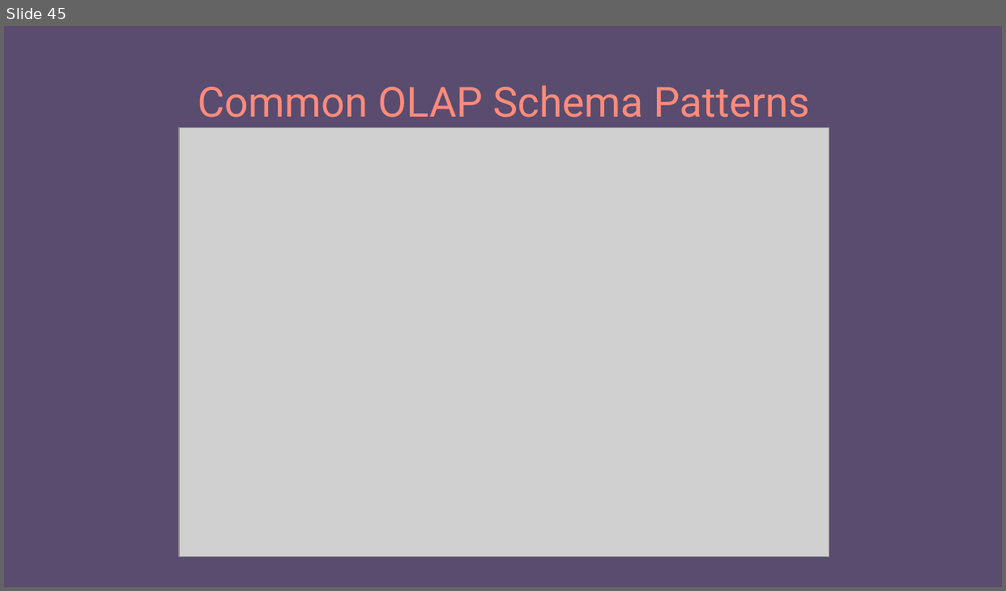
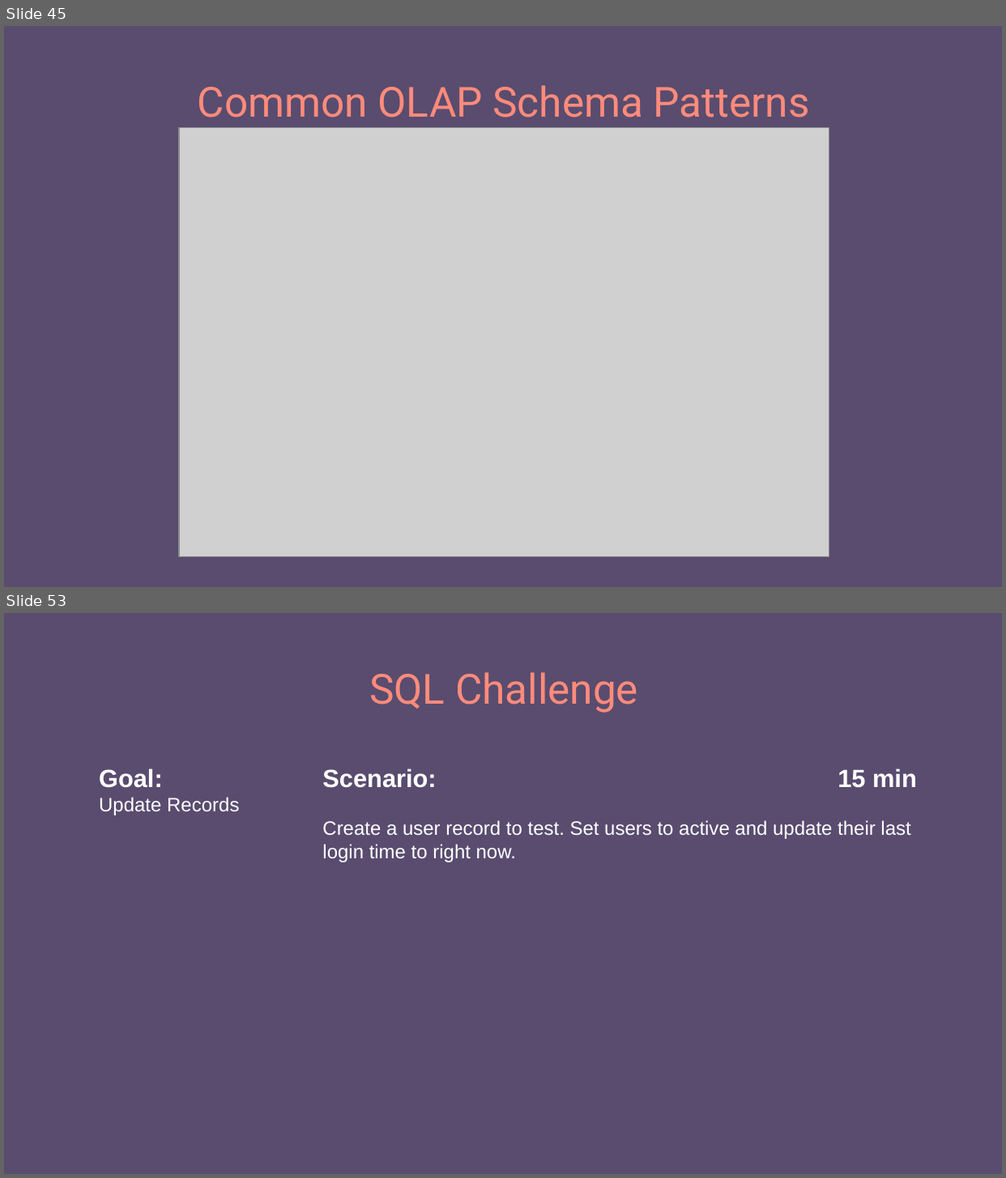
Before and after one commit to e-m-wilson/dotnet, a slide deck: Resources-Notes-Ppts/SQL/SQL_MSSQL.pptx. Shown one above the other, each under a label of ours: slide 45 before the commit, slides 45 and 53 after it; the slides between them are not shown. The pictures are 1006x591 and 1006x1178 pixels, drawn with LibreOffice and Linux fonts; fonts in the diff are those of the drawing; grey boxes stand for pictures. Boxes give left, top, right and bottom in pixels: in the first picture for what was removed or moved away, otherwise in the second. Text is boxed around its words. In the diff, an @@ line names an element or a change of style, - is before the commit and + after.

```diff
--- a/Resources-Notes-Ppts/SQL/SQL_MSSQL.pptx
+++ b/Resources-Notes-Ppts/SQL/SQL_MSSQL.pptx
@@ slide 53 added at (4,613,1002,1174), background #594C6F @@
@@ title added at (369,672,638,713), 30 pt, text #FF8B7B @@
+SQL Challenge
@@ text added at (99,769,239,815), 14 pt, text #FFFFFF @@
+Goal:
+Update Records
@@ text added at (322,769,917,862), 14 pt, text #FFFFFF @@
+Scenario: 15 min
+Create a user record to test. Set users to active and update their last login time to right now.
```
Also in this commit, not shown: 4 slides changed, 16 other slides added, 3 slides removed.
